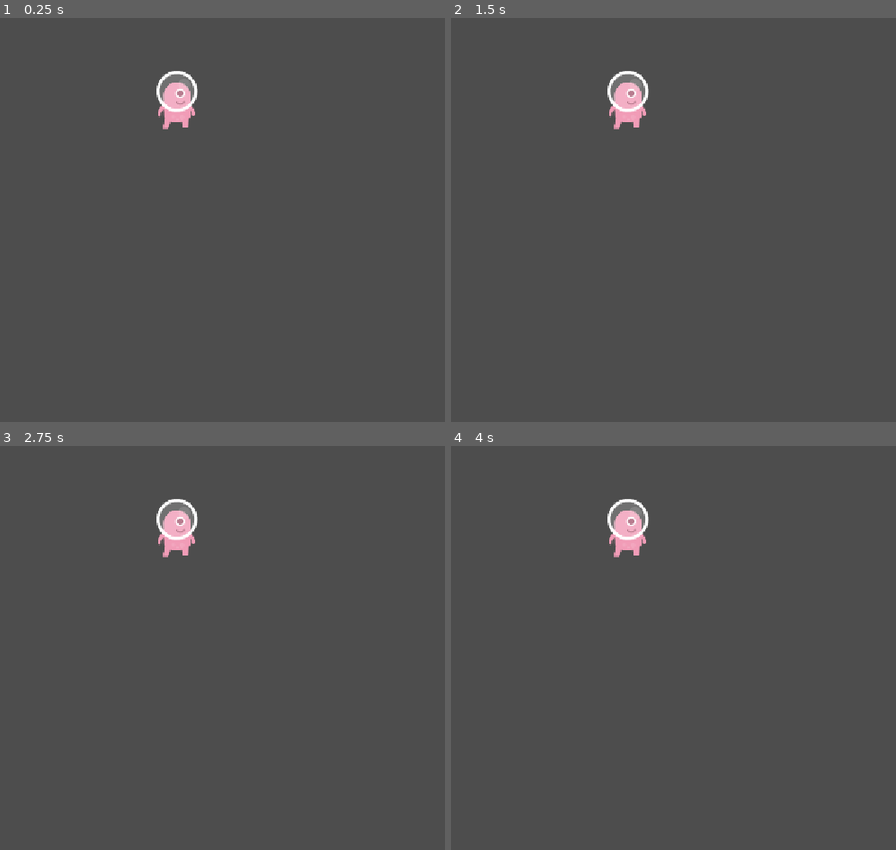
Above: before the commit, frames 1-4 (two rows, left to right).
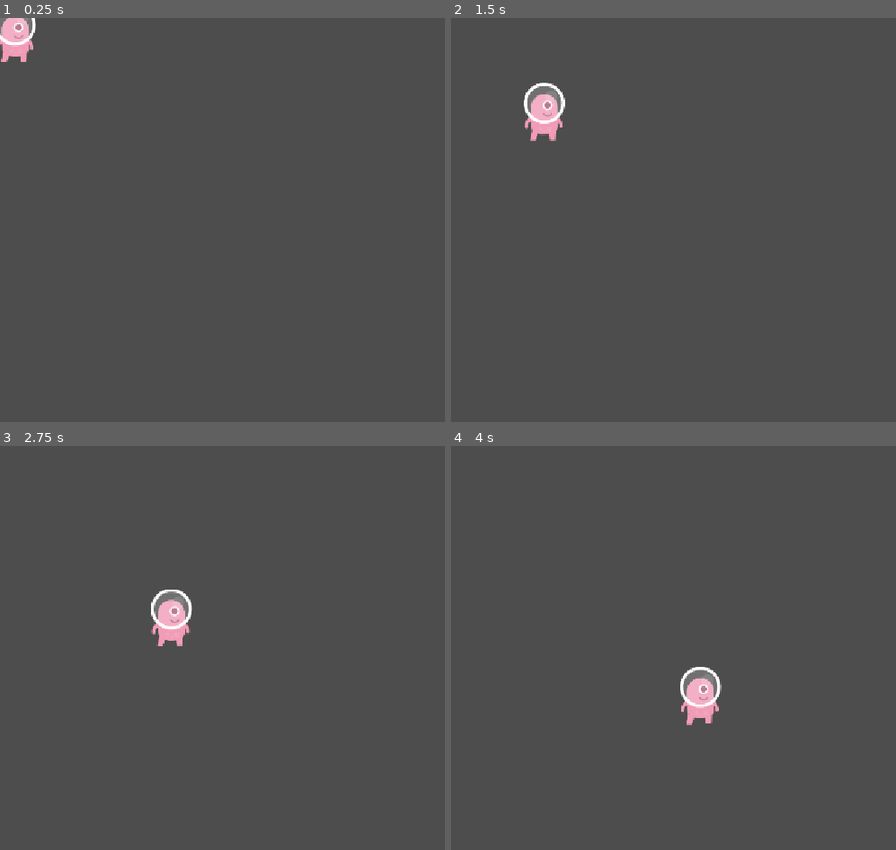
Above: after the commit, the same moments.

Repository: rmancinidb/Godot_Rogue
Game: Godot game, scene res://Scenes/Parenting.tscn
The game is run twice, just before and just after one commit, with the same random seed, the same clock (stepped at 60 frames per second) and the same inputs. This scene is started directly instead of the project's main scene.
Inputs:
- Up to frame 1 (0.25 s): no input
- Up to frame 2 (1.5 s): hold Right 0.53-1.28 s; hold Down from 1.28 s (still down)
- Up to frame 3 (2.75 s): release Down at 2.03 s; hold Right from 2.03 s (still down)
- Up to frame 4 (4 s): release Right at 2.78 s; hold Up 2.78-3.53 s; hold Left from 3.53 s (still down)

The runs differ from the first frame. In frame 1, 1.7% of the frame differs, in the area x 0-45%, y 0-28%; in frame 2, 2.0%, in the area x 16-45%, y 13-31%; in frame 3, 2.0%; in frame 4, 2.0%.

Commit message:
Finish_FirstTutorial

Diff:
--- /dev/null
+++ b/ProjectoRenzo/renzo-test-1/Scenes/CoinCollectorGame.tscn
@@ -0,0 +1,47 @@
+[gd_scene format=3 uid="uid://cr5lxij2thvi1"]
+
+[ext_resource type="Script" uid="uid://b6npwn4gk6pnu" path="res://Scripts/player.gd" id="1_yn0hh"]
+[ext_resource type="Texture2D" uid="uid://s51rvlir53mo" path="res://Sprites/Player.png" id="2_nknig"]
+[ext_resource type="PackedScene" uid="uid://dp2gb7dp6smfm" path="res://Scenes/collectable_coin.tscn" id="3_nknig"]
+
+[sub_resource type="RectangleShape2D" id="RectangleShape2D_1mrfd"]
+size = Vector2(67, 92)
+
+[node name="Main" type="Node2D" unique_id=1960258281]
+
+[node name="Player" type="CharacterBody2D" parent="." unique_id=1914480613]
+position = Vector2(296, 150)
+script = ExtResource("1_yn0hh")
+
+[node name="Player2" type="Sprite2D" parent="Player" unique_id=2043130598]
+texture = ExtResource("2_nknig")
+
+[node name="CollisionShape2D" type="CollisionShape2D" parent="Player" unique_id=501836391]
+position = Vector2(-1.5, 2)
+shape = SubResource("RectangleShape2D_1mrfd")
+
+[node name="Camera2D" type="Camera2D" parent="Player" unique_id=1000912580]
+
+[node name="coin" parent="." unique_id=2133699795 instance=ExtResource("3_nknig")]
+position = Vector2(473, 198)
+
+[node name="coin2" parent="." unique_id=993298900 instance=ExtResource("3_nknig")]
+position = Vector2(152, 239)
+
+[node name="coin4" parent="." unique_id=737712240 instance=ExtResource("3_nknig")]
+position = Vector2(191, 369)
+
+[node name="coin3" parent="." unique_id=1225018121 instance=ExtResource("3_nknig")]
+position = Vector2(503, 405)
+
+[node name="coin5" parent="." unique_id=303776614 instance=ExtResource("3_nknig")]
+position = Vector2(721, 385)
+
+[node name="coin6" parent="." unique_id=1692482104 instance=ExtResource("3_nknig")]
+position = Vector2(815, 225)
+
+[node name="coin7" parent="." unique_id=799948687 instance=ExtResource("3_nknig")]
+position = Vector2(358, 447)
+
+[node name="coin8" parent="." unique_id=69086601 instance=ExtResource("3_nknig")]
+position = Vector2(621, 194)
--- a/ProjectoRenzo/renzo-test-1/Scenes/Parenting.tscn
+++ b/ProjectoRenzo/renzo-test-1/Scenes/Parenting.tscn
@@ -1,6 +1,7 @@
 [gd_scene format=3 uid="uid://vvotc8ufxkqw"]
 
 [ext_resource type="Texture2D" uid="uid://s51rvlir53mo" path="res://Sprites/Player.png" id="1_a6v4w"]
+[ext_resource type="Script" uid="uid://dbdh23fyahny7" path="res://Scripts/movement.gd" id="2_ys10e"]
 
 [sub_resource type="RectangleShape2D" id="RectangleShape2D_1mrfd"]
 size = Vector2(71.07001, 70.83875)
@@ -8,12 +9,13 @@
 [node name="Main" type="Node2D" unique_id=1098256463]
 
 [node name="Player" type="Sprite2D" parent="." unique_id=1304352506]
-position = Vector2(284, 131)
+position = Vector2(145, 105)
 rotation = -0.017038282
 texture = ExtResource("1_a6v4w")
+script = ExtResource("2_ys10e")
 
 [node name="CollisionShape2D" type="CollisionShape2D" parent="Player" unique_id=1932473165]
-position = Vector2(-0.50001526, 0.022766113)
+position = Vector2(-5.0333405, 1.9145241)
 rotation = -3.1415925
 scale = Vector2(0.97087353, -1.2980814)
 shape = SubResource("RectangleShape2D_1mrfd")
--- /dev/null
+++ b/ProjectoRenzo/renzo-test-1/Scenes/collectable_coin.tscn
@@ -0,0 +1,19 @@
+[gd_scene format=3 uid="uid://dp2gb7dp6smfm"]
+
+[ext_resource type="Script" uid="uid://cpwn1bcko13i1" path="res://Scripts/coin.gd" id="1_qndh2"]
+[ext_resource type="Texture2D" uid="uid://di5br6drp64ua" path="res://Sprites/Coin.png" id="2_xqldc"]
+
+[sub_resource type="CircleShape2D" id="CircleShape2D_1mrfd"]
+radius = 17.262676
+
+[node name="coin" type="Area2D" unique_id=2133699795]
+script = ExtResource("1_qndh2")
+
+[node name="sprite" type="Sprite2D" parent="." unique_id=727680873]
+texture = ExtResource("2_xqldc")
+
+[node name="CollisionShape2D" type="CollisionShape2D" parent="." unique_id=871815195]
+position = Vector2(0, 1)
+shape = SubResource("CircleShape2D_1mrfd")
+
+[connection signal="body_entered" from="." to="." method="_on_body_entered"]
--- a/ProjectoRenzo/renzo-test-1/Scenes/main_node.tscn
+++ b/ProjectoRenzo/renzo-test-1/Scenes/main_node.tscn
@@ -7,7 +7,7 @@
 position = Vector2(-112, -141)
 
 [node name="Player" type="Sprite2D" parent="." unique_id=1354317160]
-position = Vector2(624, 434)
+position = Vector2(384, 424)
 texture = ExtResource("1_lwogq")
 
 [node name="Coin" parent="." unique_id=1760569286 instance=ExtResource("2_dhalm")]
--- /dev/null
+++ b/ProjectoRenzo/renzo-test-1/Scripts/coin.gd
@@ -0,0 +1,9 @@
+# Coin.gd
+extends Area2D
+
+func _on_body_entered(body: Node2D) -> void:
+	# Check if the body that touched the coin has the speed booster method
+	if body.has_method("add_speed"):
+		body.add_speed(50.0)
+		body.scale += Vector2(0.2, 0.2)
+		queue_free()  # Delete the coin so it can't be collected twice
--- a/ProjectoRenzo/renzo-test-1/Scripts/intro_scrypting.gd
+++ b/ProjectoRenzo/renzo-test-1/Scripts/intro_scrypting.gd
@@ -1 +1,30 @@
 extends Node2D
+
+var score : int = 3.2
+var move_speed : float = 3.52
+var game_over : bool = false
+var ability : String = 'slash'
+
+func _ready ():
+	print (score)
+	print (move_speed)
+	print (game_over)
+	print (ability)
+	_welcome_message()
+	_add(2,3)
+	var result = _add(20,30)
+	print(result)
+
+# delta is the time between frames
+func _process(delta):
+	#print('process')
+	pass
+
+# begin with _ means it is a privatre function which is
+#function that will be use only on this script
+func _welcome_message ():
+	print('welcome to the game')
+
+func _add (a : float, b : float) -> int:
+	var sum = a + b
+	return sum
--- /dev/null
+++ b/ProjectoRenzo/renzo-test-1/Scripts/movement.gd
@@ -0,0 +1,12 @@
+extends Sprite2D
+
+var speed : float = 100.0
+
+# Called when the node enters the scene tree for the first time.
+func _ready():
+	position = Vector2(0,0)
+
+
+# Called every frame. 'delta' is the elapsed time since the previous frame.
+func _process(delta: float):
+	position += Vector2(1,1) * delta * speed
--- /dev/null
+++ b/ProjectoRenzo/renzo-test-1/Scripts/player.gd
@@ -0,0 +1,21 @@
+# Character.gd
+extends CharacterBody2D
+
+var speed: float = 100.0
+
+func add_speed(amount: float) -> void:
+	speed += amount
+
+func _physics_process(delta: float) -> void:
+	velocity = Vector2.ZERO  # Clears velocity for input recalculation
+
+	if Input.is_key_pressed(KEY_RIGHT):
+		velocity.x += speed
+	if Input.is_key_pressed(KEY_LEFT):
+		velocity.x -= speed
+	if Input.is_key_pressed(KEY_UP):
+		velocity.y -= speed
+	if Input.is_key_pressed(KEY_DOWN):
+		velocity.y += speed
+
+	move_and_slide()
Not shown, added: ProjectoRenzo/renzo-test-1/Scripts/coin.gd.uid
Not shown, added: ProjectoRenzo/renzo-test-1/Scripts/movement.gd.uid
Not shown, added: ProjectoRenzo/renzo-test-1/Scripts/player.gd.uid
Not shown, added: ProjectoRenzo/renzo-test-1/export_presets.cfg
Not shown, added: ProjectoRenzo/Juegos/MyFirstGame.console.exe
Not shown, added: ProjectoRenzo/Juegos/MyFirstGame.exe
Not shown, added: ProjectoRenzo/Juegos/MyFirstGame.pck
